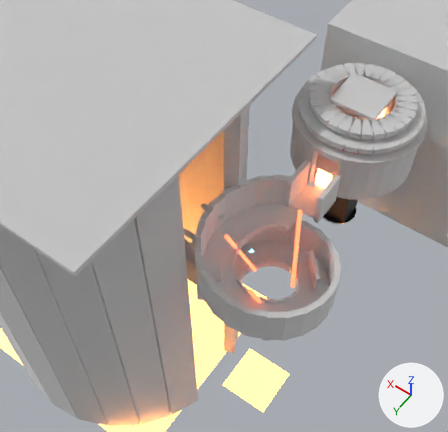
Renders of the glTF model public/assets/levels/floor03.glb from each side of a commit.
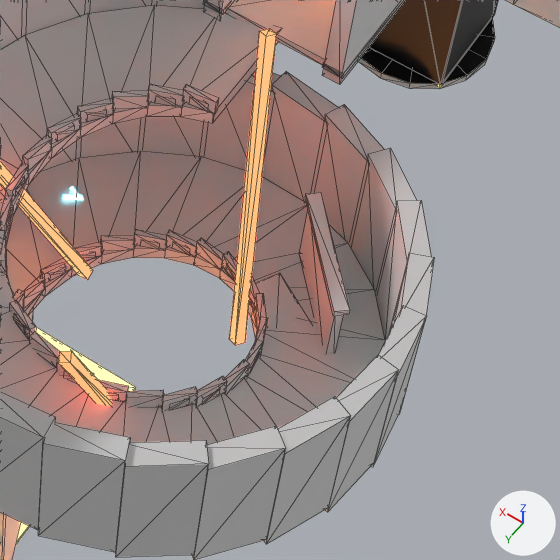
The first picture shows the older version from a 50 mm camera at (-22.8, 206.9, 99.1) aimed at (22.3, 143.7, -0.1). The close-ups show the older and then the newer version on the part from 52% to 83% of the width and 47% to 79% of the height of that picture. Only the edits that show in the close-ups are written down. The axes (+X, +Y, +Z) are drawn at lower right. The lights are the same throughout. The close-ups show mesh edges as thin lines. Vertices at exactly the same position are counted once.

The scene before the commit, as lines of its bpy script (objects in view):
```python
me_c4_cistern_present_stone_block = bpy.data.meshes.new('C4_CISTERN.PRESENT.stone_block')
me_c4_cistern_present_stone_block.from_pydata(...)  # 32 vertices, 32 faces; spans x 5.4..14.6, y 108.4..117.6, z -20.5..-20.0
me_c4_cistern_present_stone_block.materials.append(mat_stone_block)  # white #e7e7e7
me_c5_descent_past_iron = bpy.data.meshes.new('C5_DESCENT.PAST.iron')
me_c5_descent_past_iron.from_pydata(...)  # 8 vertices, 12 faces; spans x 0.39..5.11, y 136.89..142.06, z -11.09..-6.29
me_c5_descent_past_iron.materials.append(mat_iron)  # white #e7e7e7
me_c5_descent_past_stone_block = bpy.data.meshes.new('C5_DESCENT.PAST.stone_block')
me_c5_descent_past_stone_block.from_pydata(...)  # 16 vertices, 18 faces; spans x 0.1..19.2, y 136.6..157.3, z -6.4..-4.8
me_c5_descent_past_stone_block.materials.append(mat_stone_block)  # white #e7e7e7
ob_c4_cistern_present_stone_block = bpy.data.objects.new('C4_CISTERN.PRESENT.stone_block', me_c4_cistern_present_stone_block)
ob_c4_cistern_present_stone_block.location = (0.0, 0.0, 0.0)
ob_c5_descent_past_iron = bpy.data.objects.new('C5_DESCENT.PAST.iron', me_c5_descent_past_iron)
ob_c5_descent_past_iron.location = (0.0, 0.0, 0.0)
ob_c5_descent_past_stone_block = bpy.data.objects.new('C5_DESCENT.PAST.stone_block', me_c5_descent_past_stone_block)
ob_c5_descent_past_stone_block.location = (0.0, 0.0, 0.0)
# also in view: 'C3_OSSUARY.SHARED.rock' at (0.0, 80.5, -5.5); 'C6_HEART.SHARED.fx_ember' at (54.0, 148.0, -70.2); 'C6_HEART.SHARED.rock' at (54.1, 148.0, -21.5); 'C5_DESCENT.SHARED.stone_wall' at (10.0, 143.6, -4.8); 'C5_DESCENT.PRESENT.rust' at (4.3, 140.8, -10.9)
```
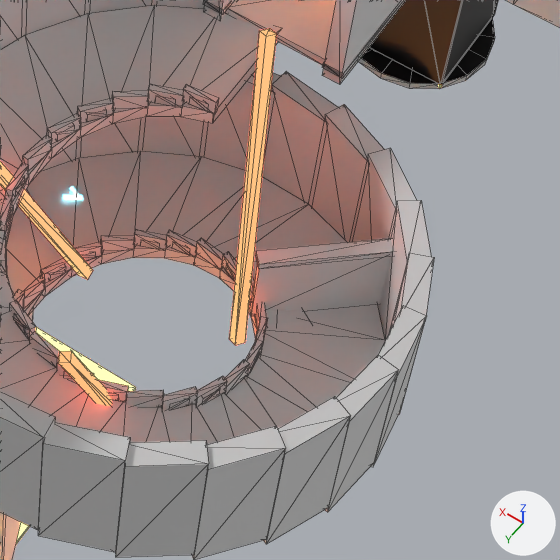
Changed parts and their boxes (x1, y1, x2, y2) in the close-ups (560 x 560 px; the box of a moved part takes in the faces that stretch with it):
'C5_DESCENT.PAST.iron', reshaped (209% wider, 58% shorter)
    before: (299, 211, 344, 354)
    after: (250, 256, 391, 316)
'C5_DESCENT.PAST.stone_block', reshaped
    before: (0, 192, 350, 316)
    after: (0, 238, 393, 315)
part 2 of me_c5_descent_past_stone_block, moved or reshaped
    before: (305, 192, 350, 316)
    after: (256, 238, 393, 269)
'C5_DESCENT.PRESENT.rust', unchanged, covered by the edit
    before: (250, 273, 309, 325)
    after: (250, 292, 309, 325)

Diff of the bpy script that builds the scene:
```diff
--- a/public/assets/levels/floor03.glb.py
+++ b/public/assets/levels/floor03.glb.py
@@ me_c5_descent_past_iron @@
 # used by ob_c5_descent_past_iron; location = (0.0, 0.0, 0.0)
-me_c5_descent_past_iron.from_pydata(...)  # 8 vertices, 12 faces; spans x 0.39..5.11, y 136.89..142.06, z -11.09..-6.29
-me_c5_descent_past_iron.vertices[0].co = (0.39, 141.72, -11.09)
-me_c5_descent_past_iron.vertices[1].co = (0.39, 141.72, -6.29)
-me_c5_descent_past_iron.vertices[2].co = (0.77, 142.06, -6.29)
-me_c5_descent_past_iron.vertices[3].co = (0.77, 142.06, -11.09)
-me_c5_descent_past_iron.vertices[4].co = (4.74, 136.89, -11.09)
-me_c5_descent_past_iron.vertices[5].co = (5.11, 137.23, -11.09)  # pixel (299, 253)
-me_c5_descent_past_iron.vertices[6].co = (5.11, 137.23, -6.29)
-me_c5_descent_past_iron.vertices[7].co = (4.74, 136.89, -6.29)
+me_c5_descent_past_iron.from_pydata(...)  # 8 vertices, 12 faces; spans x 0.02..5.49, y 136.98..141.97, z -11.09..-6.29
+# me_c5_descent_past_iron part 1
+me_c5_descent_past_iron.vertices[0].co = (5.15, 141.97, -11.09)  # pixel (251, 316)
+me_c5_descent_past_iron.vertices[1].co = (5.15, 141.97, -6.29)
+me_c5_descent_past_iron.vertices[2].co = (5.49, 141.6, -6.29)
+me_c5_descent_past_iron.vertices[3].co = (5.49, 141.6, -11.09)  # pixel (249, 307)
+me_c5_descent_past_iron.vertices[4].co = (0.02, 137.35, -11.09)
+me_c5_descent_past_iron.vertices[5].co = (0.36, 136.98, -11.09)
+me_c5_descent_past_iron.vertices[6].co = (0.36, 136.98, -6.29)
+me_c5_descent_past_iron.vertices[7].co = (0.02, 137.35, -6.29)
 me_c5_descent_past_iron.materials.append(mat_iron)
@@ me_c5_descent_past_stone_block @@
 # used by ob_c5_descent_past_stone_block; location = (0.0, 0.0, 0.0)
-me_c5_descent_past_stone_block.from_pydata(...)  # 16 vertices, 18 faces; spans x 0.1..19.2, y 136.6..157.3, z -6.4..-4.8
+me_c5_descent_past_stone_block.from_pydata(...)  # 16 vertices, 18 faces; spans x -0.2..19.2, y 136.8..157.3, z -6.4..-4.8
+# me_c5_descent_past_stone_block part 2: the loose piece of 8 vertices spanning x 0.1..5.4, y 136.6..142.4, z -6.4..-6.0 is turned -90 degrees about the z axis through its middle
 me_c5_descent_past_stone_block.materials.append(mat_stone_block)
```
